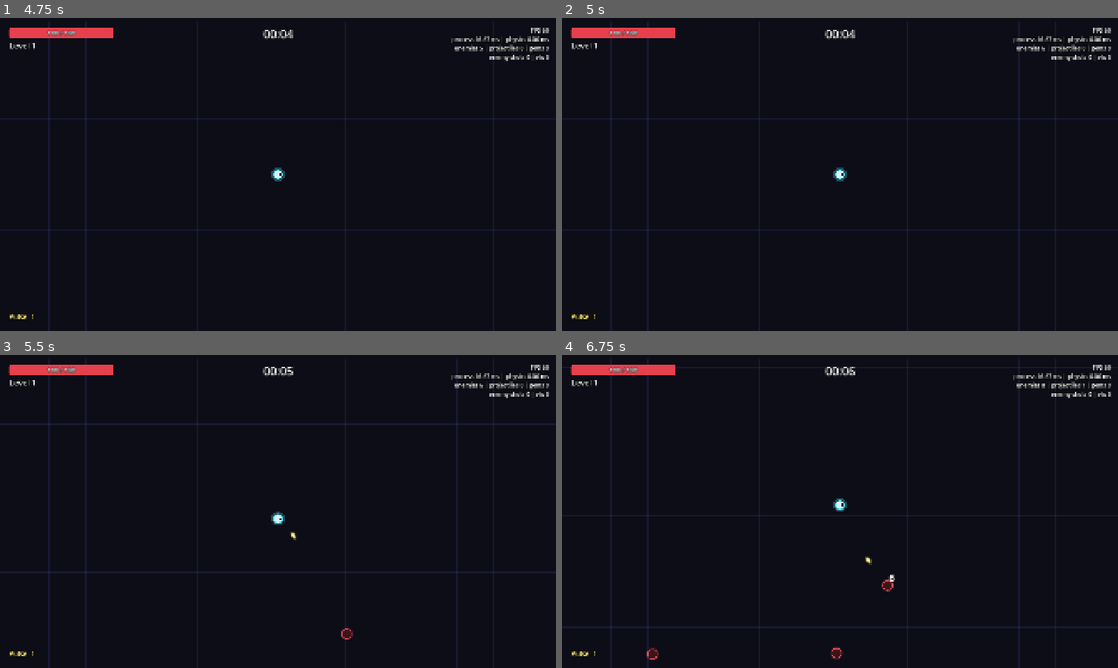
Above: before the commit, frames 1-4 (two rows, left to right).
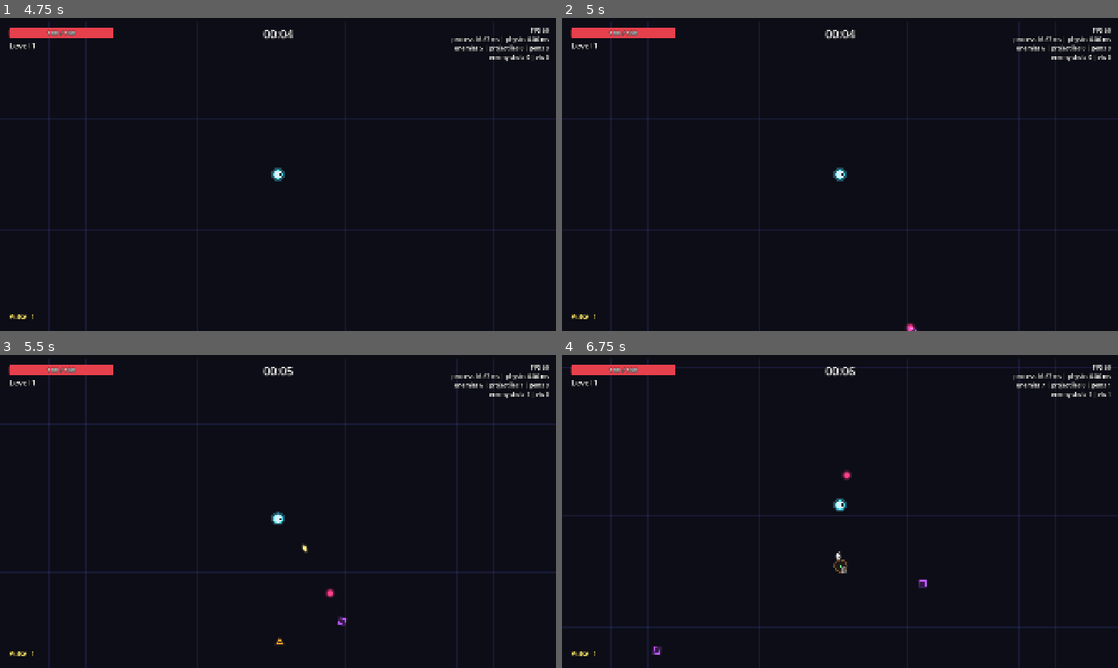
Above: after the commit, the same moments.

Repository: Mowgli2000/survivor-game
Game: Godot game, scene res://src/run/run.tscn
The game is run twice, just before and just after one commit, with the same random seed, the same clock (stepped at 60 frames per second) and the same inputs.
Inputs (mouse positions are in pixels of both pictures, inside the frame that each line leads up to):
- Up to frame 1 (4.75 s): tap Enter at 0.5 s; move the mouse to (400, 158) at 0.52 s; hold D (move_right) 0.53-1.25 s; hold Shift 0.53-1.25 s; click (400, 158) at 0.67 s; drag from (166, 190) to (250, 237) at 1.27 s; move the mouse to (333, 105) at 2.02 s; hold D (move_right) 2.03-2.75 s; tap Ctrl at 2.1 s; drag from (250, 237) to (111, 127) at 2.77 s; tap Space at 3.5 s; move the mouse to (444, 221) at 3.52 s; hold A (move_left) 3.53-4.25 s; tap Alt at 3.6 s; drag from (111, 127) to (194, 96) at 4.27 s
- Up to frame 2 (5 s): no input
- Up to frame 3 (5.5 s): move the mouse to (305, 511) at 5.02 s; hold S (move_down) from 5.03 s (still down); hold Shift from 5.03 s (still down); click (305, 511) at 5.17 s
- Up to frame 4 (6.75 s): release S (move_down) at 5.75 s; release Shift at 5.75 s; drag from (756, 433) to (728, 527) at 5.77 s; move the mouse to (962, 495) at 6.52 s; hold W (move_up) from 6.53 s (still down); tap Ctrl at 6.6 s

Frame 1 is identical in both runs. In frame 2, less than 0.1% of the frame differs, in the area x 61-64%, y 97-100%; in frame 3, 0.2%; in frame 4, 0.5%, in the area x 15-99%, y 9-98%.

Commit message:
feat: StageData and WaveEvent definitions
Co-Authored-By: Claude Opus 5.5 <noreply@anthropic.com>

Diff:
--- a/src/spawning/spawn_director.gd
+++ b/src/spawning/spawn_director.gd
@@ -59,7 +59,7 @@
 	_eligible.clear()
 	_weights.clear()
 	for entry in _config.spawn_pool:
-		if entry.enemy != null and _state.elapsed >= entry.min_time:
+		if entry.enemy != null and entry.min_wave <= 1 + int(_state.elapsed / 30.0):
 			_eligible.append(entry.enemy)
 			_weights.append(entry.weight)
 
--- a/src/spawning/spawn_entry.gd
+++ b/src/spawning/spawn_entry.gd
@@ -1,8 +1,8 @@
 class_name SpawnEntry
 extends Resource
-## One enemy type in a run's spawn pool.
+## One enemy type in a stage's spawn pool.
 
 @export var enemy: EnemyData
 @export var weight: float = 1.0
-## Seconds into the run before this enemy can spawn.
-@export var min_time: float = 0.0
+## First wave (1-based) where this enemy can spawn.
+@export var min_wave: int = 1
--- /dev/null
+++ b/src/waves/stage_data.gd
@@ -0,0 +1,64 @@
+class_name StageData
+extends Resource
+## A stage: a fixed number of timed waves. Wave values are interpolated
+## linearly from the first to the last wave; `events` add scripted spawns.
+## Instances live in data/stages/.
+
+@export var id: StringName
+@export var wave_count: int = 20
+
+@export_group("Curves (wave 1 -> last wave)")
+## Wave duration in seconds.
+@export var duration_first: float = 20.0
+@export var duration_last: float = 60.0
+## Enemies per second.
+@export var spawn_rate_first: float = 1.5
+@export var spawn_rate_last: float = 20.0
+@export var hp_multiplier_first: float = 1.0
+@export var hp_multiplier_last: float = 5.0
+
+@export_group("Spawning")
+@export var spawn_pool: Array[SpawnEntry] = []
+@export var max_enemies: int = 400
+## Distance from the player where enemies appear (just outside the screen).
+@export var spawn_distance: float = 1150.0
+
+@export_group("Between waves")
+## Fraction of max HP restored at the end of each wave (1.0 = full heal).
+@export var heal_between_waves: float = 1.0
+
+@export_group("Elites")
+@export var elite_hp_multiplier: float = 5.0
+@export var elite_xp_multiplier: float = 10.0
+## Visual size and collision radius multiplier.
+@export var elite_scale: float = 1.6
+
+@export_group("Events")
+@export var events: Array[WaveEvent] = []
+
+
+## 0.0 on the first wave, 1.0 on the last one (clamped).
+func t_at(wave: int) -> float:
+	if wave_count <= 1:
+		return 0.0
+	return clampf(float(wave - 1) / float(wave_count - 1), 0.0, 1.0)
+
+
+func duration_at(wave: int) -> float:
+	return lerpf(duration_first, duration_last, t_at(wave))
+
+
+func spawn_rate_at(wave: int) -> float:
+	return lerpf(spawn_rate_first, spawn_rate_last, t_at(wave))
+
+
+func hp_multiplier_at(wave: int) -> float:
+	return lerpf(hp_multiplier_first, hp_multiplier_last, t_at(wave))
+
+
+func events_for(wave: int) -> Array[WaveEvent]:
+	var result: Array[WaveEvent] = []
+	for event in events:
+		if event != null and event.wave == wave:
+			result.append(event)
+	return result
--- /dev/null
+++ b/src/waves/wave_event.gd
@@ -0,0 +1,12 @@
+class_name WaveEvent
+extends Resource
+## A scripted spawn inside one wave of a stage (hordes, elites).
+
+## Wave number (1-based) where this event happens.
+@export var wave: int = 1
+## Seconds after the start of the wave.
+@export var at_time: float = 0.0
+@export var enemy: EnemyData
+## Enemies spawned at once, in a ring around the player.
+@export var count: int = 1
+@export var elite: bool = false
--- /dev/null
+++ b/tests/unit/test_waves.gd
@@ -0,0 +1,55 @@
+extends GutTest
+## Waves: StageData curves and events, WaveDirector timing.
+
+
+func _stage(wave_count: int) -> StageData:
+	var stage := StageData.new()
+	stage.wave_count = wave_count
+	stage.duration_first = 20.0
+	stage.duration_last = 60.0
+	stage.spawn_rate_first = 1.5
+	stage.spawn_rate_last = 20.0
+	stage.hp_multiplier_first = 1.0
+	stage.hp_multiplier_last = 5.0
+	return stage
+
+
+func _event(wave: int, at_time: float) -> WaveEvent:
+	var event := WaveEvent.new()
+	event.wave = wave
+	event.at_time = at_time
+	event.enemy = EnemyData.new()
+	event.count = 3
+	return event
+
+
+func test_curves_interpolate_from_first_to_last_wave() -> void:
+	var stage := _stage(20)
+	assert_almost_eq(stage.duration_at(1), 20.0, 0.001)
+	assert_almost_eq(stage.duration_at(20), 60.0, 0.001)
+	assert_almost_eq(stage.spawn_rate_at(1), 1.5, 0.001)
+	assert_almost_eq(stage.spawn_rate_at(20), 20.0, 0.001)
+	assert_almost_eq(stage.hp_multiplier_at(20), 5.0, 0.001)
+	var mid := stage.duration_at(10)
+	assert_gt(mid, 20.0)
+	assert_lt(mid, 60.0)
+
+
+func test_curves_with_a_single_wave_use_first_values() -> void:
+	var stage := _stage(1)
+	assert_almost_eq(stage.duration_at(1), 20.0, 0.001)
+	assert_almost_eq(stage.t_at(1), 0.0, 0.001)
+
+
+func test_curves_clamp_out_of_range_waves() -> void:
+	var stage := _stage(20)
+	assert_almost_eq(stage.duration_at(0), 20.0, 0.001)
+	assert_almost_eq(stage.duration_at(25), 60.0, 0.001)
+
+
+func test_events_for_returns_only_that_wave() -> void:
+	var stage := _stage(20)
+	stage.events = [_event(5, 1.0), _event(8, 2.0), _event(5, 4.0)]
+	assert_eq(stage.events_for(5).size(), 2)
+	assert_eq(stage.events_for(8).size(), 1)
+	assert_eq(stage.events_for(1).size(), 0)
Not shown, added: src/waves/stage_data.gd.uid
Not shown, added: src/waves/wave_event.gd.uid
Not shown, added: tests/unit/test_waves.gd.uid
